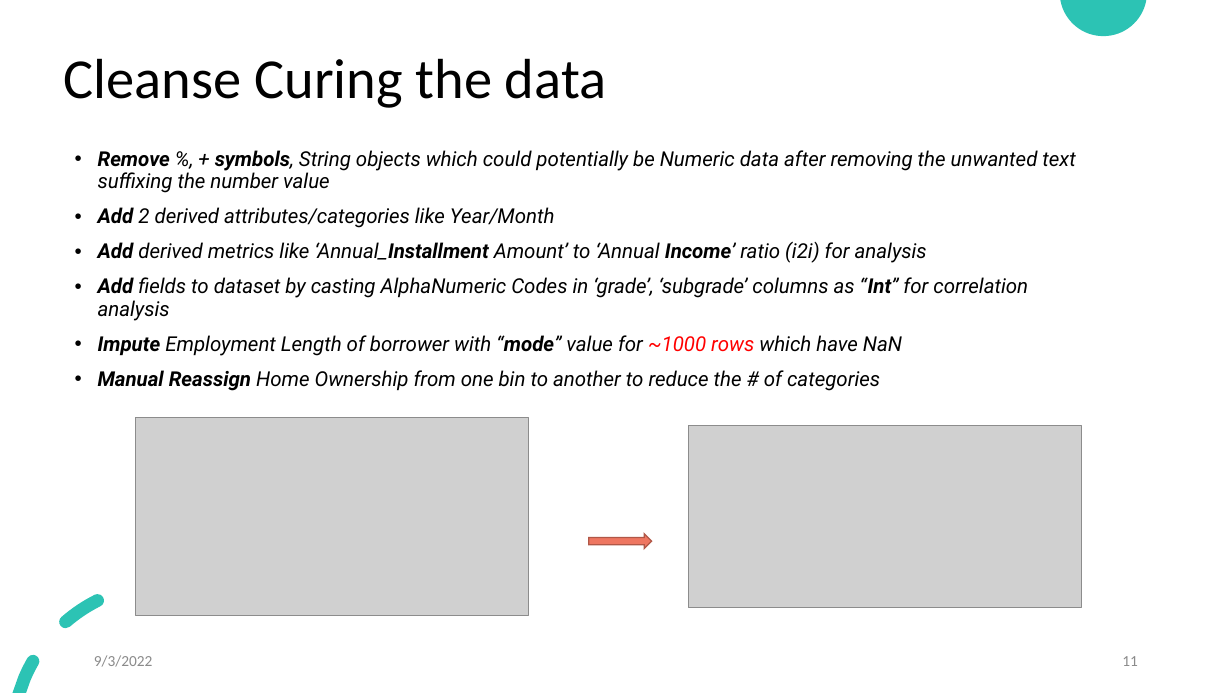
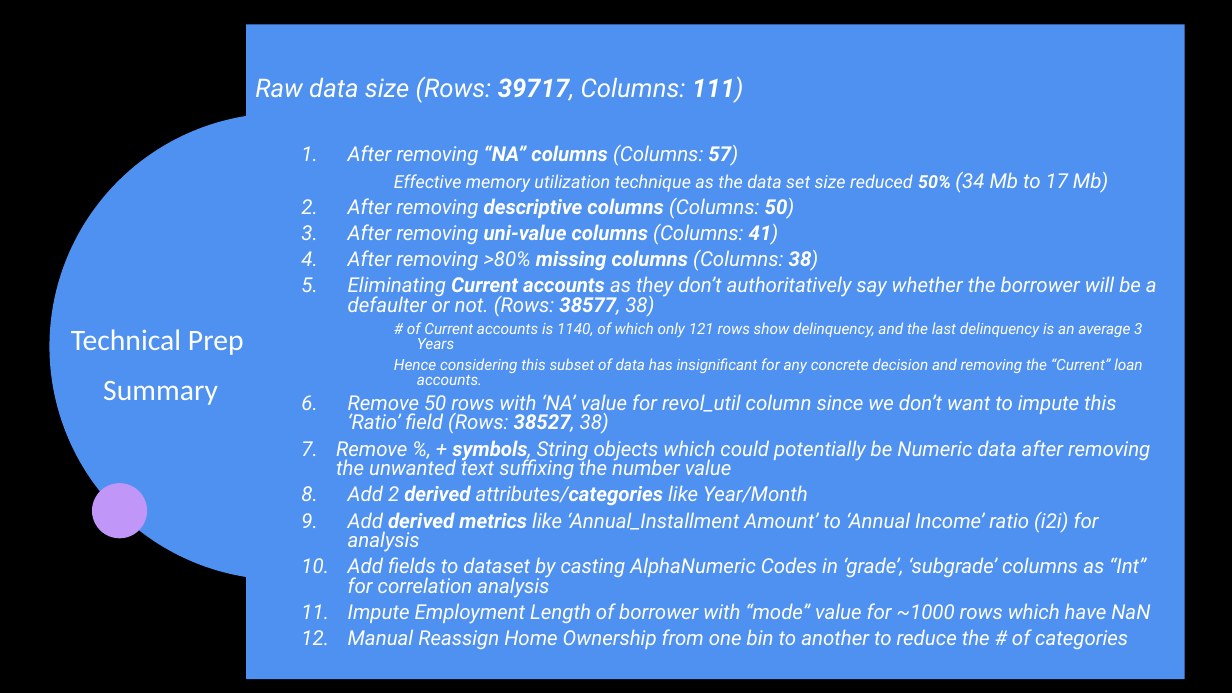
Before and after one commit to jamesrajesh76/LendingClubRiskAnalysis, a slide deck: slide 11 of 3. Lending Club – Case Study.pptx. Drawn at 1232x693 pixels with LibreOffice and Linux fonts; fonts in the diff are those of the drawing; grey boxes stand for pictures. Boxes give left, top, right and bottom in pixels: in the first picture for what was removed or moved away, otherwise in the second. Text is boxed around its words. In the diff, an @@ line names an element or a change of style, - is before the commit and + after.

```diff
--- a/3. Lending Club – Case Study.pptx
+++ b/3. Lending Club – Case Study.pptx
@@ background #FFFFFF to #000000 @@
@@ text added at [246,24,1185,679], fill #4E91F0, 16 pt, text #FFFFFF, italic @@
+Raw data size (Rows: 39717, Columns: 111)
+  1. After removing “NA” columns (Columns: 57)
+      Effective memory utilization technique as the data set size reduced 50% (34 Mb to 17 Mb)
+  2. After removing descriptive columns (Columns: 50)
+  3. After removing uni-value columns (Columns: 41)
+  4. After removing >80% missing columns (Columns: 38)
+  5. Eliminating Current accounts as they don’t authoritatively say whether the borrower will be a defaulter or not. (Rows: 38577, 38)
+      # of Current accounts is 1140, of which only 121 rows show delinquency, and the last delinquency is an average 3 Years
+      Hence considering this subset of data has insignificant for any concrete decision and removing the “Current” loan accounts.
+  6. Remove 50 rows with ‘NA’ value for revol_util column since we don’t want to impute this ‘Ratio’ field (Rows: 38527, 38)
+  7. Remove %, + symbols, String objects which could potentially be Numeric data after removing the unwanted text suffixing the number value
+  8. Add 2 derived attributes/categories like Year/Month
+  9. Add derived metrics like ‘Annual_Installment Amount’ to ‘Annual Income’ ratio (i2i) for analysis
+  10. Add fields to dataset by casting AlphaNumeric Codes in ‘grade’, ‘subgrade’ columns as “Int” for correlation analysis
+  11. Impute Employment Length of borrower with “mode” value for ~1000 rows which have NaN
+  12. Manual Reassign Home Ownership from one bin to another to reduce the # of categories
@@ freeform shape removed at [1061,0,1147,36] @@
@@ title removed at [64,58,606,108] @@
-Cleanse Curing the data
@@ arc (boxed as its full ellipse) added at [823,40,1232,453], outline #2CC3B4 10 pt dashed @@
@@ ellipse added at [49,113,516,579], fill #4E91F0 @@
@@ text removed at [98,150,1075,391] @@
-• Remove %, + symbols, String objects which could potentially be Numeric data after removing the unwanted text suffixing the number value
-• Add 2 derived attributes/categories like Year/Month
-• Add derived metrics like ‘Annual_Installment Amount’ to ‘Annual Income’ ratio (i2i) for analysis
-• Add fields to dataset by casting AlphaNumeric Codes in ‘grade’, ‘subgrade’ columns as “Int” for correlation analysis
-• Impute Employment Length of borrower with “mode” value for ~1000 rows which have NaN
-• Manual Reassign Home Ownership from one bin to another to reduce the # of categories
@@ text added at [71,329,244,405], 23.1 pt, text #FFFFFF @@
+Technical Prep
+Summary
@@ picture removed at [136,418,529,616] @@
@@ picture removed at [689,426,1081,608] @@
@@ ellipse added at [92,483,148,539], fill #C097F8 @@
@@ right arrow removed at [589,534,652,549] @@
@@ freeform shape removed at [13,578,192,693] @@
@@ text removed at [94,655,153,667] @@
-9/3/2022
@@ page number removed at [1122,656,1138,666] @@
-11
```
Also in this commit, not shown: 7 other slides changed, 3 slides added, 3 slides removed, 3 other files.
